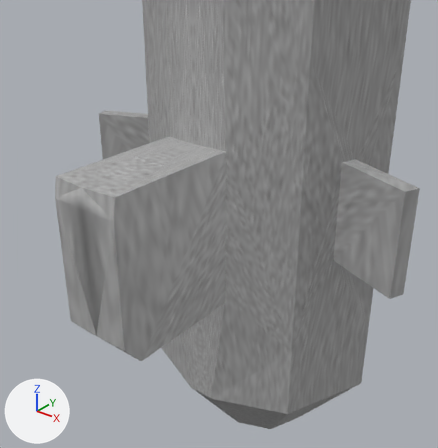
What one commit did to the OBJ model strategy/data/anim_objs/units/submarine/submarine.obj.
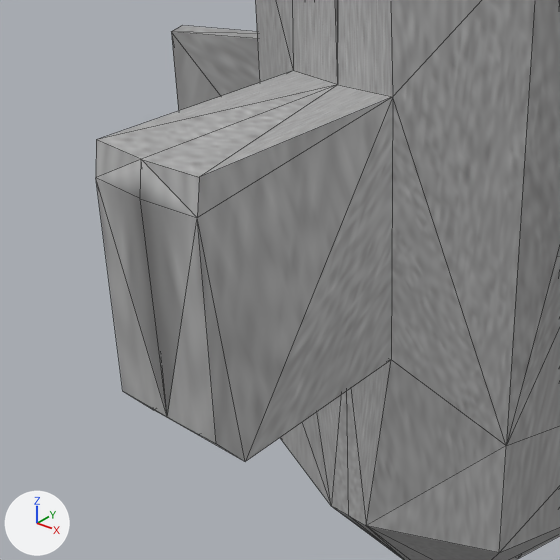
Each version appears first from a 50 mm camera at (22.1, -33.6, -14.2) aimed at (5.6, -13.0, -27.0), and next in a close-up on the part from 0% to 74% of the width and 21% to 93% of the height. Lighting does not change. The marker at lower left points along +X, +Y and +Z. The last two pictures show the newer version. The close-ups show mesh edges as thin lines. Where no turn or scale is listed for an object, it has been applied to the vertices.

Names of what the first close-up shows: 'body'.
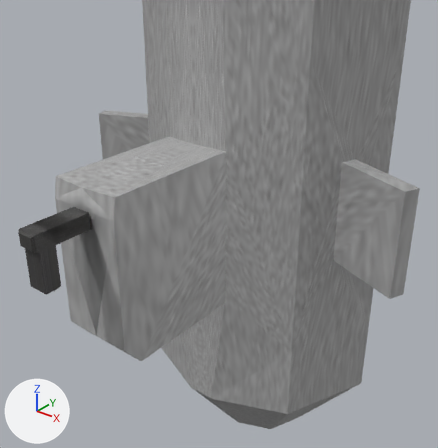
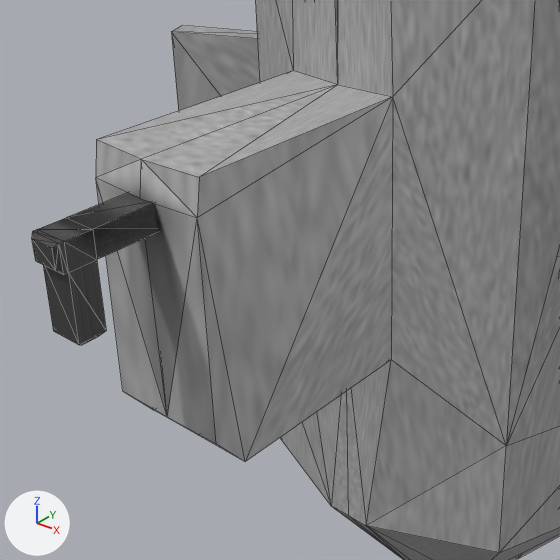
What differs and where, as boxes [x1, y1, x2, y2] in the close-ups (560 x 560 px):
'periscope', added: after [32, 193, 158, 345]

Diff of the bpy script that builds the scene:
```diff
--- a/strategy/data/anim_objs/units/submarine/submarine.obj.py
+++ b/strategy/data/anim_objs/units/submarine/submarine.obj.py
@@ me_periscope @@
+me_periscope.from_pydata(...)  # 28 vertices, 54 faces; spans x -0.57..0.57, y -20.02..-16.37, z -29.8..-26.48
+me_periscope.materials.append(mat_material_003)  # picture img_dark_steel_png
@@ ob_periscope @@
+ob_periscope = bpy.data.objects.new('periscope', me_periscope)
+ob_periscope.location = (0.0, 0.0, 0.0)
```
